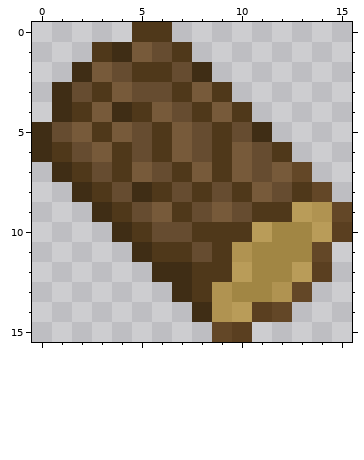
Pixel-art sprite, stored at Assets/Content/Items/wood/wood.png. Above, as it was before the edit.
The file is 16x16 pixels. Colours within 5 levels of each other are drawn and written as one.
New version:
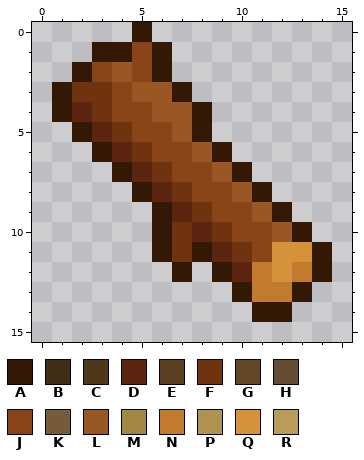
Palette (. is transparent): A #341806  B #3f2d15  C #4f381a  D #5c250f  E #5a3f20  F #6f330f  G #634727  H #664c30  J #894517  K #775a3a  L #9b5723  M #a18644  N #c27a2e  P #b09351  Q #d5923b  R #b99c59
The author wrote: new wood item texture
Difference:
Changed rows in their new state; - is an unchanged pixel.
first column x 0:
 0 -----A.---------
 1 ---AAJA.--------
 2 --AJLJA..-------
 3 -AFFJLLA..------
 4 -ADFJJLLA..-----
 5 ..ADFJJLA...----
 6 ...ADFJJLA...---
 7 -...ADFJJLA...--
 8 --...ADFJJLA...-
 9 ---...ADFJJLA...
10 ----..AFDFJJLA..
11 -----.AFADFJQQA-
12 ------.A.ADNQNA-
13 -------...ANNA--
14 --------...AA---
15 ---------..-----
Changed places in both pictures, as pixel boxes (x1, y1, x2, y2):
changed: (32, 22, 352, 342)
